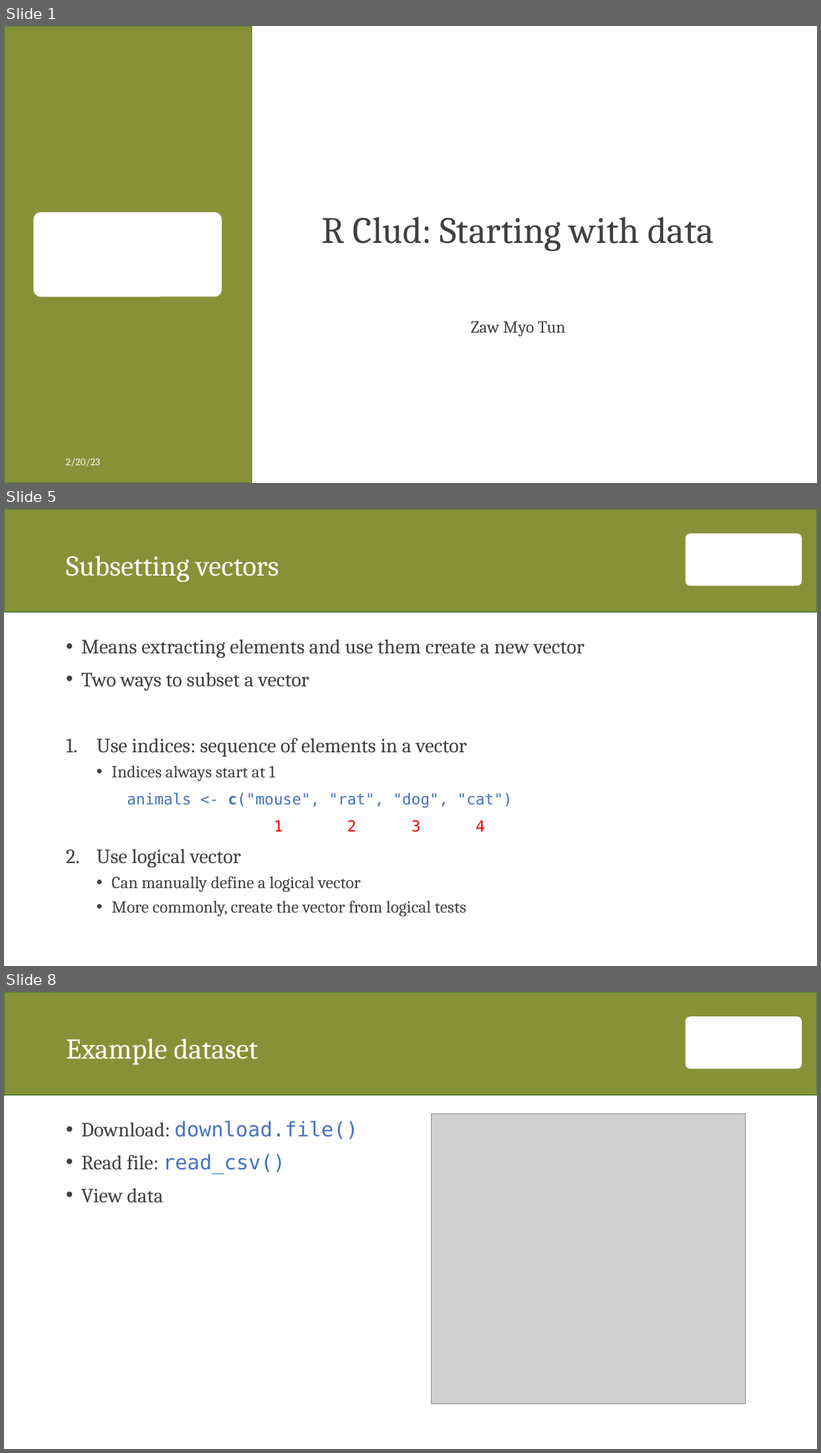
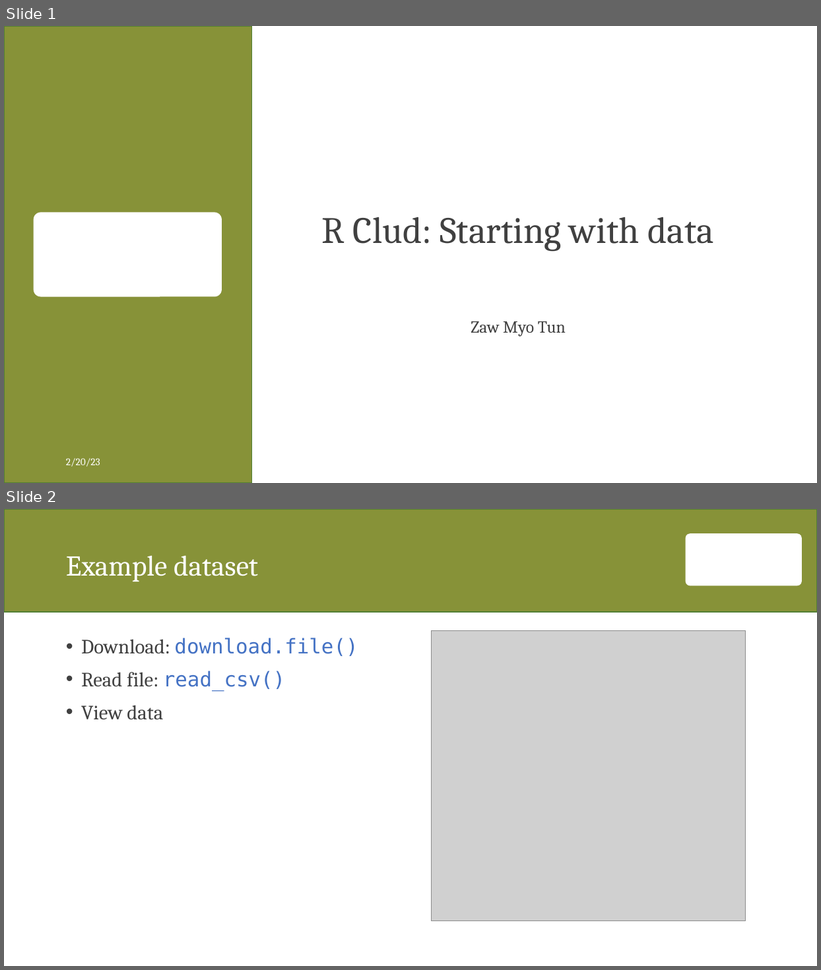
Before and after one commit to zawmtun/r_club, a slide deck: ex/02_starting_with_data.pptx. Shown one above the other, each under a label of ours: slides 1, 5 and 8 before the commit, slides 1 and 2 after it; the slides between them are not shown. The pictures are 821x1453 and 821x970 pixels, drawn with LibreOffice and Linux fonts; fonts in the diff are those of the drawing; grey boxes stand for pictures; background and template pictures are left out. Boxes give left, top, right and bottom in pixels: in the first picture for what was removed or moved away, otherwise in the second. Text is boxed around its words. In the diff, an @@ line names an element or a change of style, - is before the commit and + after.

```diff
--- a/ex/02_starting_with_data.pptx
+++ b/ex/02_starting_with_data.pptx
@@ slide 5 removed at bbox=[4, 509, 817, 966], background #FFFFFF; not listed: 2 template elements that a slide beside it also shows @@
@@ title removed at bbox=[66, 555, 279, 582] @@
-Subsetting vectors
@@ text removed at bbox=[81, 639, 585, 917] @@
-• Means extracting elements and use them create a new vector
-• Two ways to subset a vector
-1. Use indices: sequence of elements in a vector
-  • Indices always start at 1
-animals <- c("mouse", "rat", "dog", "cat")
-1 2 3 4
-2. Use logical vector
-  • Can manually define a logical vector
-  • More commonly, create the vector from logical tests
@@ what was slide 8 is now slide 2 @@
```
Also in this commit, not shown: 1 slide changed, 6 other slides removed, 2 other files.
